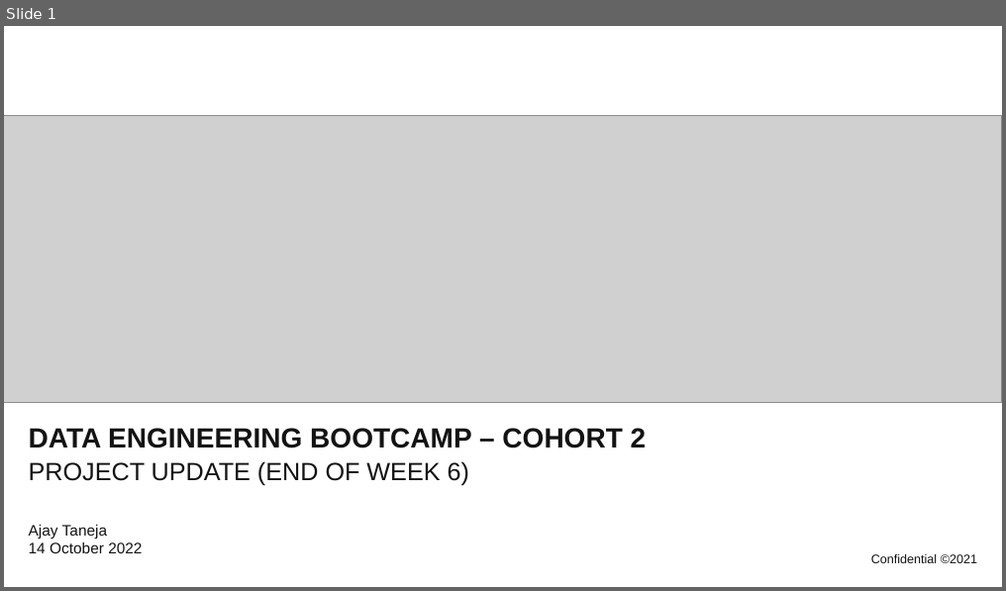
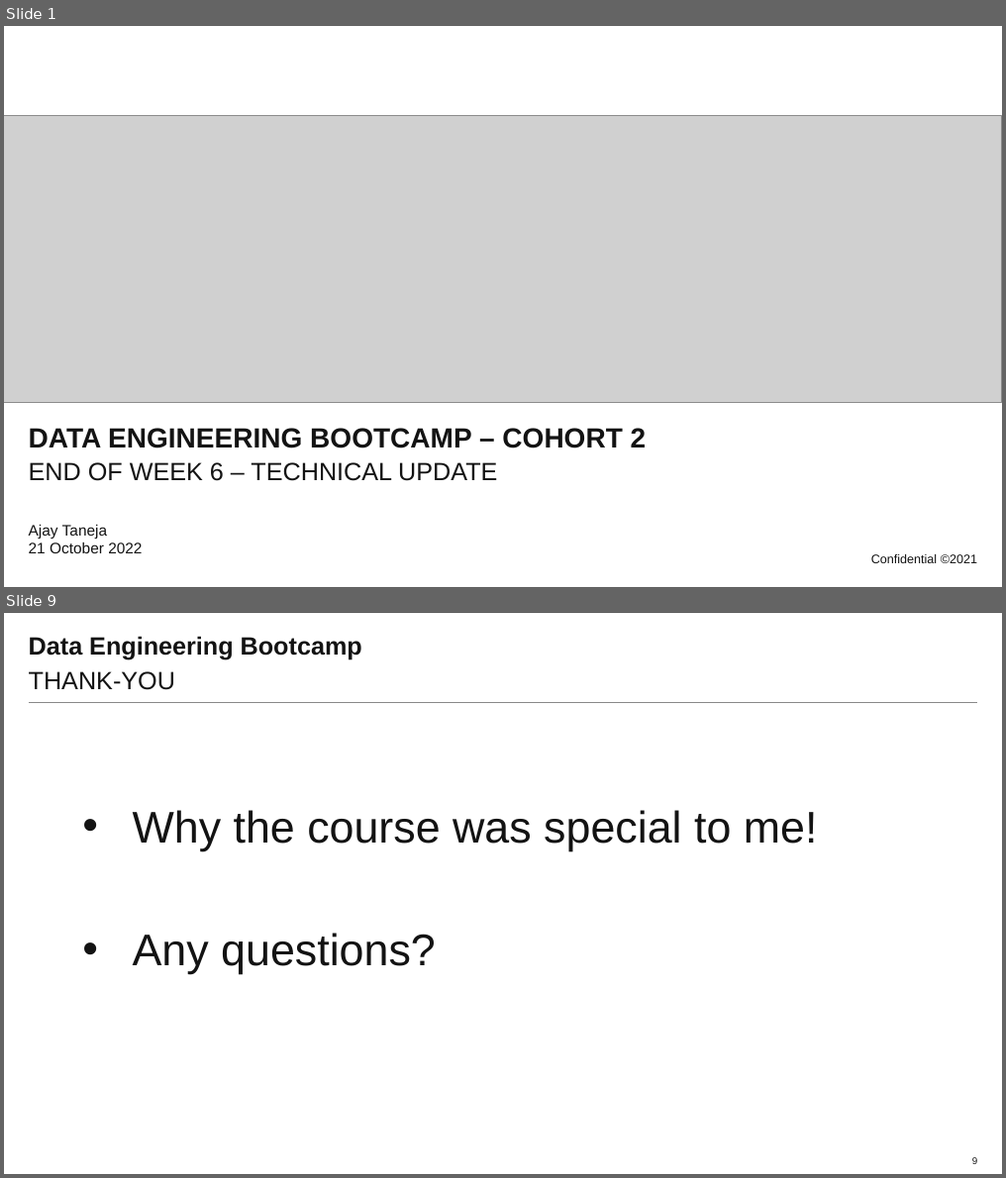
Before and after one commit to atanejajlr/week_5_v3, a slide deck: presentation/project_presentation.pptx. Shown one above the other, each under a label of ours: slide 1 before the commit, slides 1 and 9 after it; the slides between them are not shown. The pictures are 1006x591 and 1006x1178 pixels, drawn with LibreOffice and Linux fonts; fonts in the diff are those of the drawing; grey boxes stand for pictures; background and template pictures are left out. Boxes give left, top, right and bottom in pixels: in the first picture for what was removed or moved away, otherwise in the second. Text is boxed around its words. In the diff, an @@ line names an element or a change of style, - is before the commit and + after.

```diff
--- a/presentation/project_presentation.pptx
+++ b/presentation/project_presentation.pptx
@@ slide 9 added at (x1=4, y1=613, x2=1002, y2=1174), background #FFFFFF; not listed: 1 template element that a slide beside it also shows @@
@@ title added at (x1=29, y1=636, x2=362, y2=661), 18 pt, text #131313, bold @@
+Data Engineering Bootcamp
@@ subtitle added at (x1=29, y1=671, x2=175, y2=690), 18 pt, text #131313 @@
+THANK-YOU
@@ text added at (x1=133, y1=810, x2=818, y2=974), 32 pt, text #131313 @@
+• Why the course was special to me!
+• Any questions?
@@ page number added at (x1=972, y1=1157, x2=977, y2=1166), 7 pt, text #131313 @@
+9
@@ slide 1 changed as well @@
@@ subtitle at (x1=29, y1=463, x2=497, y2=481): text changed @@
-PROJECT UPDATE (END OF WEEK 6)
+END OF WEEK 6 – TECHNICAL UPDATE
@@ text at (x1=29, y1=525, x2=142, y2=554): text changed @@
-Ajay Taneja
-14 October 2022
+Ajay Taneja
+21 October 2022
```
Also in this commit, not shown: 7 other slides added, 12 slides removed, 6 other files.
